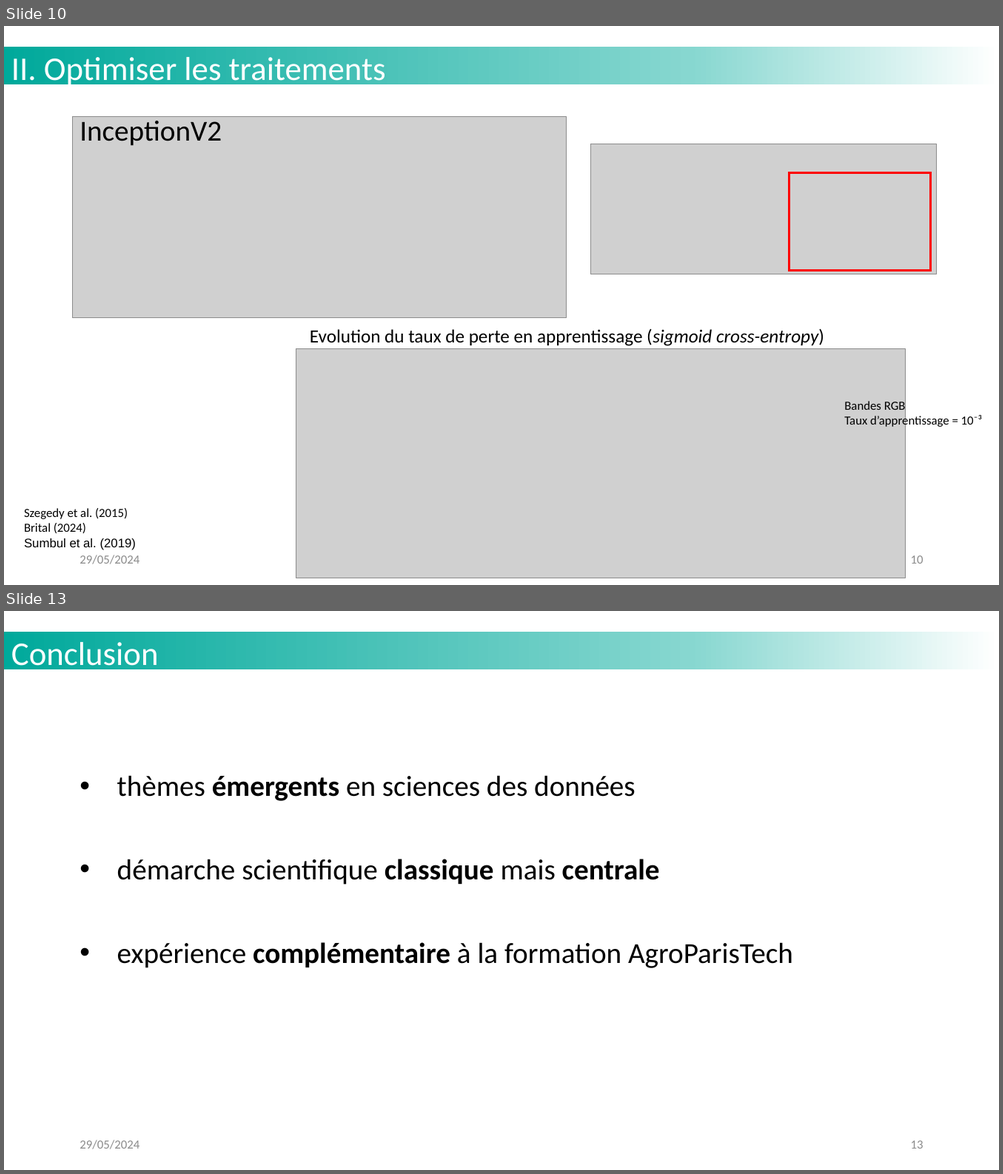
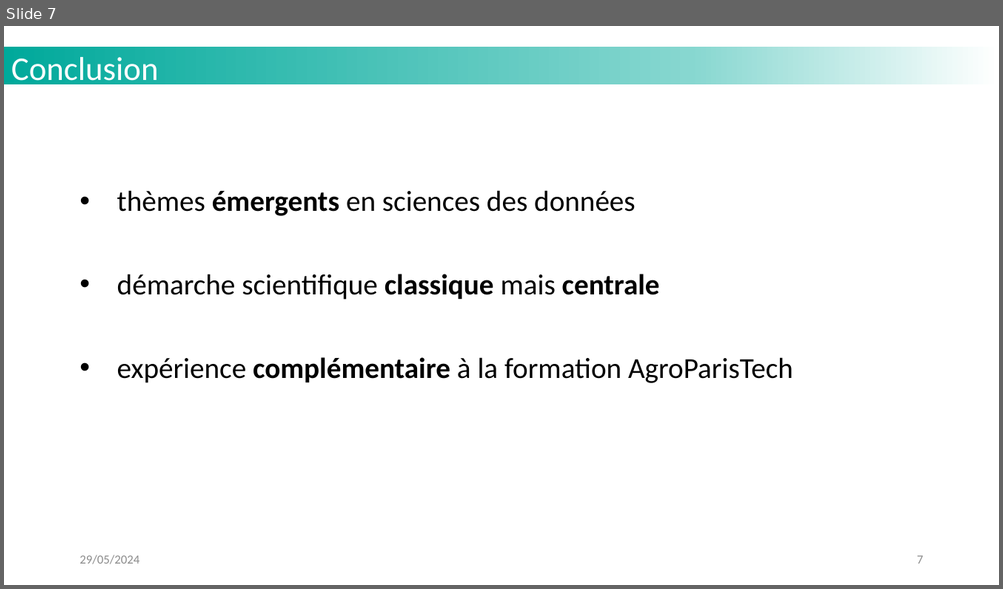
Before and after one commit to MattVerlynde/cahier-labo-stage, a slide deck: static/files_presentation/slides_presentation_these_LISTIC_MVerlynde_2024.pptx. Shown one above the other, each under a label of ours: slides 10 and 13 before the commit, slide 7 after it; the slides between them are not shown. The pictures are 1003x1174 and 1003x589 pixels, drawn with LibreOffice and Linux fonts; fonts in the diff are those of the drawing; grey boxes stand for pictures; background and template pictures are left out. Boxes give left, top, right and bottom in pixels: in the first picture for what was removed or moved away, otherwise in the second. Text is boxed around its words. In the diff, an @@ line names an element or a change of style, - is before the commit and + after.

```diff
--- a/static/files_presentation/slides_presentation_these_LISTIC_MVerlynde_2024.pptx
+++ b/static/files_presentation/slides_presentation_these_LISTIC_MVerlynde_2024.pptx
@@ slide 10 removed at <box>4,26,999,585</box>, background #FFFFFF; not listed: 1 template element that a slide beside it also shows @@
@@ text removed at <box>11,57,386,89</box> @@
-II. Optimiser les traitements
@@ picture removed at <box>73,117,566,318</box> @@
@@ text removed at <box>79,116,222,146</box> @@
-InceptionV2
@@ picture removed at <box>590,144,936,275</box> @@
@@ rectangle removed at <box>790,173,930,271</box> @@
@@ text removed at <box>310,329,824,346</box> @@
-Evolution du taux de perte en apprentissage (sigmoid cross-entropy)
@@ picture removed at <box>296,349,905,578</box> @@
@@ text removed at <box>844,400,982,429</box> @@
-Bandes RGB
-Taux d’apprentissage = 10⁻³
@@ text removed at <box>24,508,136,551</box> @@
-Szegedy et al. (2015)
-Brital (2024)
-Sumbul et al. (2019)
@@ text removed at <box>79,555,139,565</box> @@
-29/05/2024
@@ page number removed at <box>910,556,923,564</box> @@
-10
@@ what was slide 13 is now slide 7 @@
@@ page number at <box>916,556,922,564</box>: text changed @@
-13
+7
```
Also in this commit, not shown: 3 slides changed, 3 slides added, 11 other slides removed, 2 other files.
